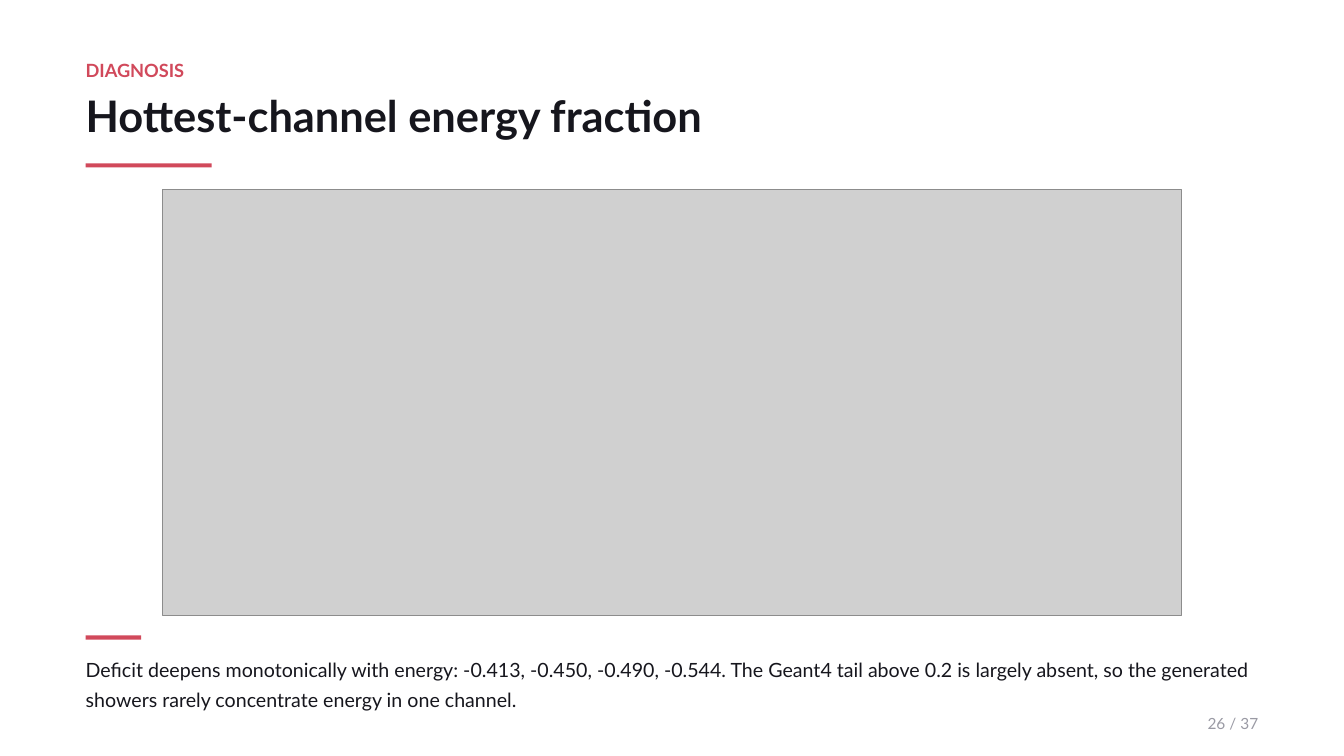
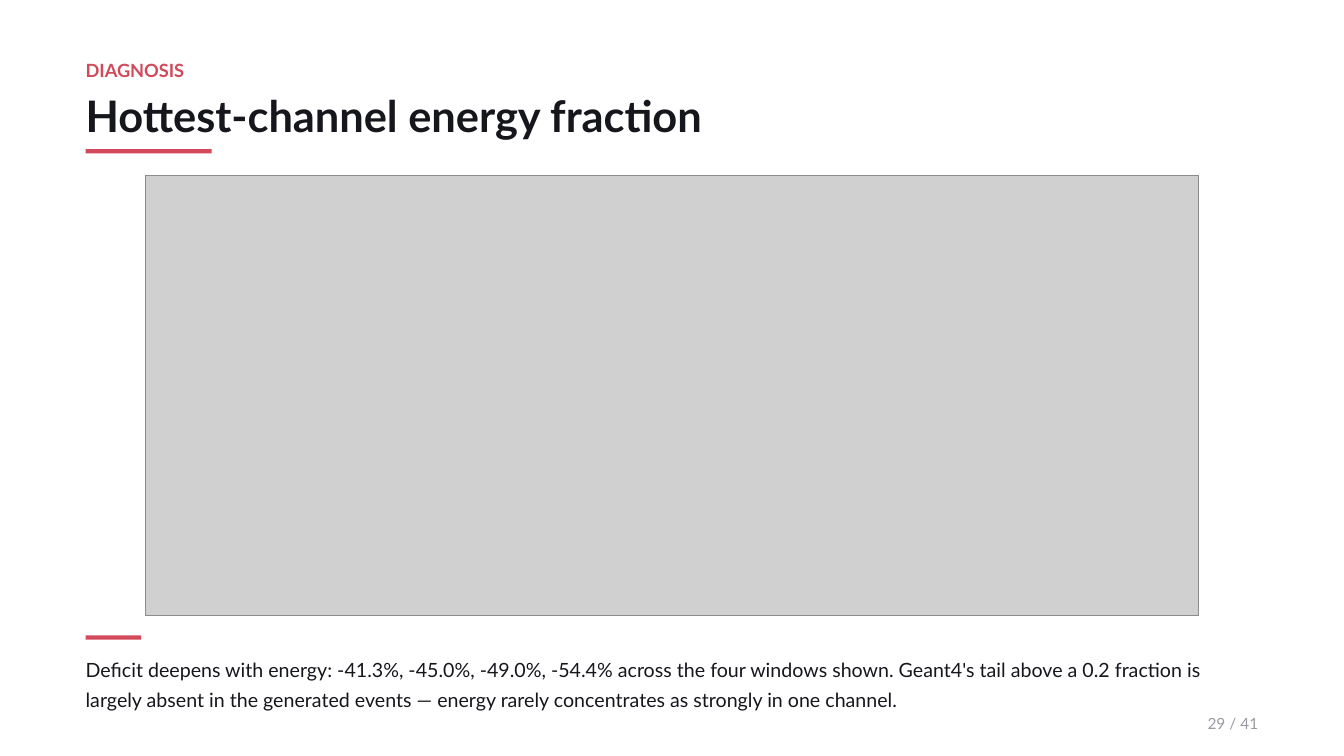
Before and after one commit to JulianAttemptsCoding/Fast-MC-CBSC, a slide deck: slide 29 of exhibition/c2st_20260728/CBSC_ZDC_FastMC_overview.pptx (slide 26 before the commit). Drawn at 1344x756 pixels with LibreOffice and Linux fonts; fonts in the diff are those of the drawing; grey boxes stand for pictures. Boxes give left, top, right and bottom in pixels: in the first picture for what was removed or moved away, otherwise in the second. Text is boxed around its words. In the diff, an @@ line names an element or a change of style, - is before the commit and + after.

```diff
--- a/exhibition/c2st_20260728/CBSC_ZDC_FastMC_overview.pptx
+++ b/exhibition/c2st_20260728/CBSC_ZDC_FastMC_overview.pptx
@@ rectangle: place and size @@
-rectangle at [86, 163, 212, 167]
+rectangle at [86, 149, 212, 153]
@@ picture: place and size @@
-picture at [162, 190, 1182, 615]
+picture at [145, 175, 1198, 615]
@@ text at [86, 662, 1200, 711]: text changed @@
-Deficit deepens monotonically with energy: -0.413, -0.450, -0.490, -0.544. The Geant4 tail above 0.2 is largely absent, so the generated showers rarely concentrate energy in one channel.
+Deficit deepens with energy: -41.3%, -45.0%, -49.0%, -54.4% across the four windows shown. Geant4's tail above a 0.2 fraction is largely absent in the generated events — energy rarely concentrates as strongly in one channel.
@@ text at [1208, 718, 1258, 729]: text changed @@
-26 / 37
+29 / 41
```
Also in this commit, not shown: 18 other slides changed, 22 slides added, 18 slides removed, 12 other files.
